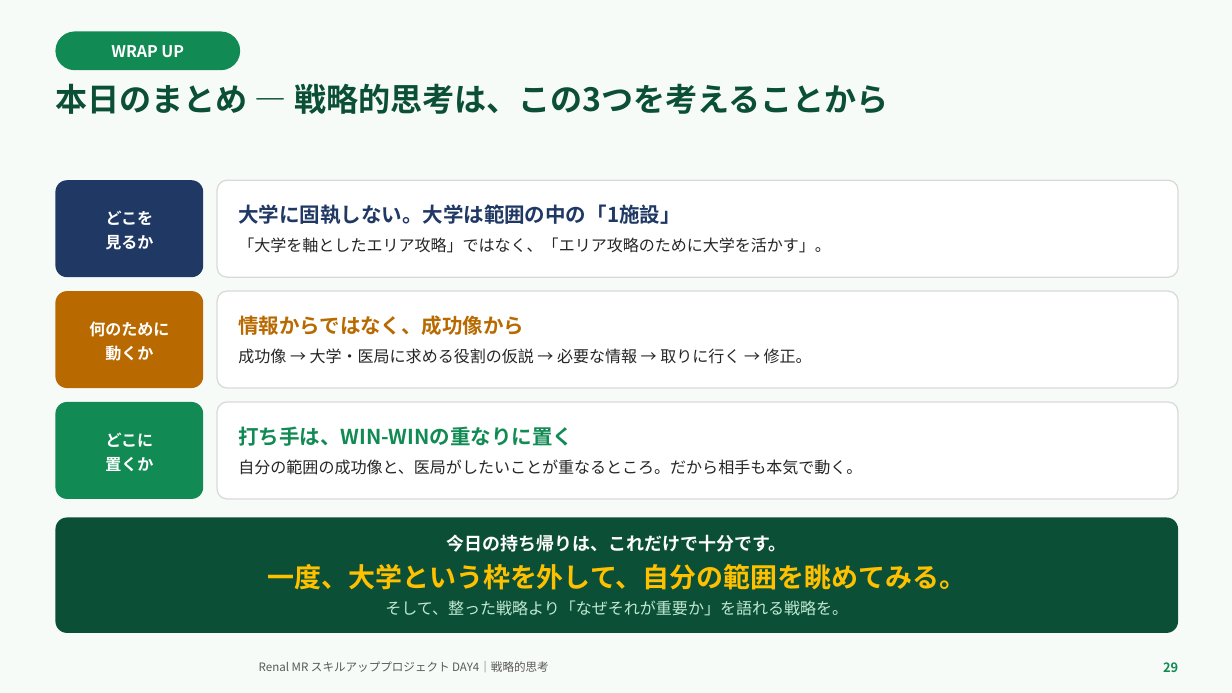
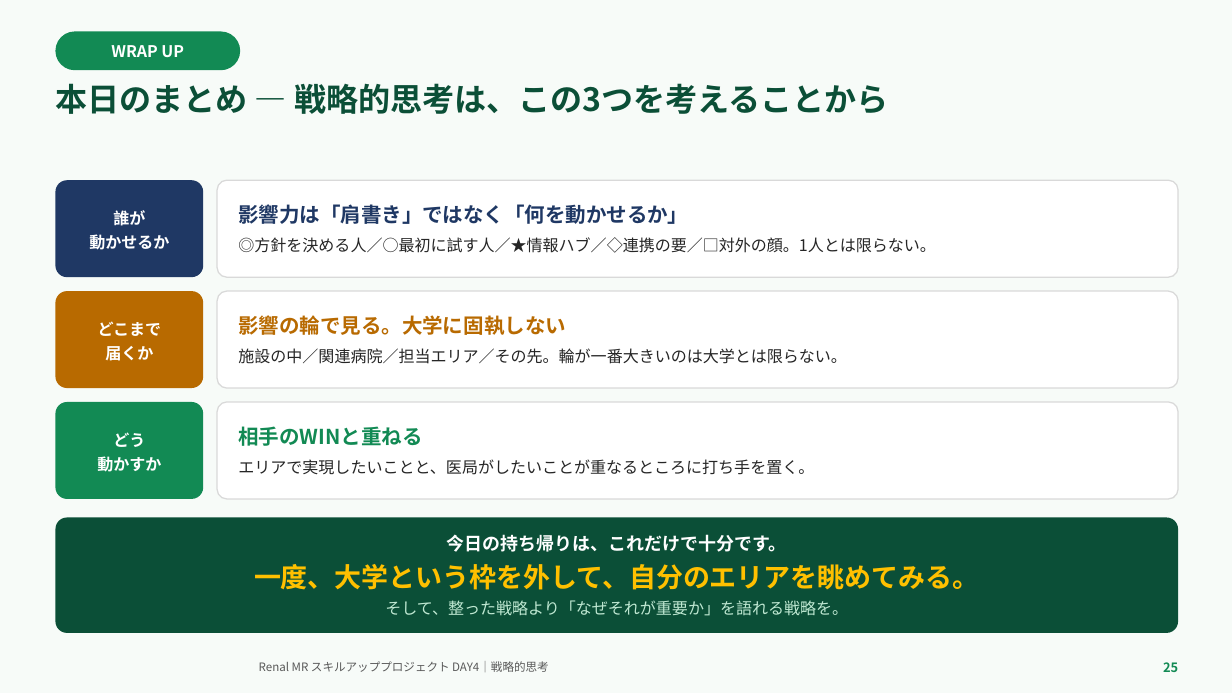
Before and after one commit to TAKUYA-1187/Claude, a slide deck: slide 25 of novartis_training/DAY4_ちょっと分かるだけで世界が変わる.pptx (slide 29 before the commit). Drawn at 1232x693 pixels with LibreOffice and Linux fonts; fonts in the diff are those of the drawing; background and template pictures are left out. Boxes give left, top, right and bottom in pixels: in the first picture for what was removed or moved away, otherwise in the second. Text is boxed around its words. In the diff, an @@ line names an element or a change of style, - is before the commit and + after.

```diff
--- a/novartis_training/DAY4_ちょっと分かるだけで世界が変わる.pptx
+++ b/novartis_training/DAY4_ちょっと分かるだけで世界が変わる.pptx
@@ text in rounded rectangle at (238,204,936,253): text changed @@
-大学に固執しない。大学は範囲の中の「1施設」
-「大学を軸としたエリア攻略」ではなく、「エリア攻略のために大学を活かす」。
+影響力は「肩書き」ではなく「何を動かせるか」
+◎方針を決める人／○最初に試す人／★情報ハブ／◇連携の要／□対外の顔。1人とは限らない。
@@ text in rounded rectangle at (89,210,169,250): text changed @@
-どこを
-見るか
+誰が
+動かせるか
@@ text in rounded rectangle at (98,321,162,361): text changed @@
-何のために
-動くか
+どこまで
+届くか
@@ text in rounded rectangle at (238,315,847,364): text changed @@
-情報からではなく、成功像から
-成功像 → 大学・医局に求める役割の仮説 → 必要な情報 → 取りに行く → 修正。
+影響の輪で見る。大学に固執しない
+施設の中／関連病院／担当エリア／その先。輪が一番大きいのは大学とは限らない。
@@ text in rounded rectangle at (97,432,161,472): text changed @@
-どこに
-置くか
+どう
+動かすか
@@ text in rounded rectangle at (238,426,814,475): text changed @@
-打ち手は、WIN-WINの重なりに置く
-自分の範囲の成功像と、医局がしたいことが重なるところ。だから相手も本気で動く。
+相手のWINと重ねる
+エリアで実現したいことと、医局がしたいことが重なるところに打ち手を置く。
@@ text in rounded rectangle at (254,564,979,590): text changed @@
-一度、大学という枠を外して、自分の範囲を眺めてみる。
+一度、大学という枠を外して、自分のエリアを眺めてみる。
```
Also in this commit, not shown: 23 other slides changed, 2 slides added, 6 slides removed, 2 other files.
